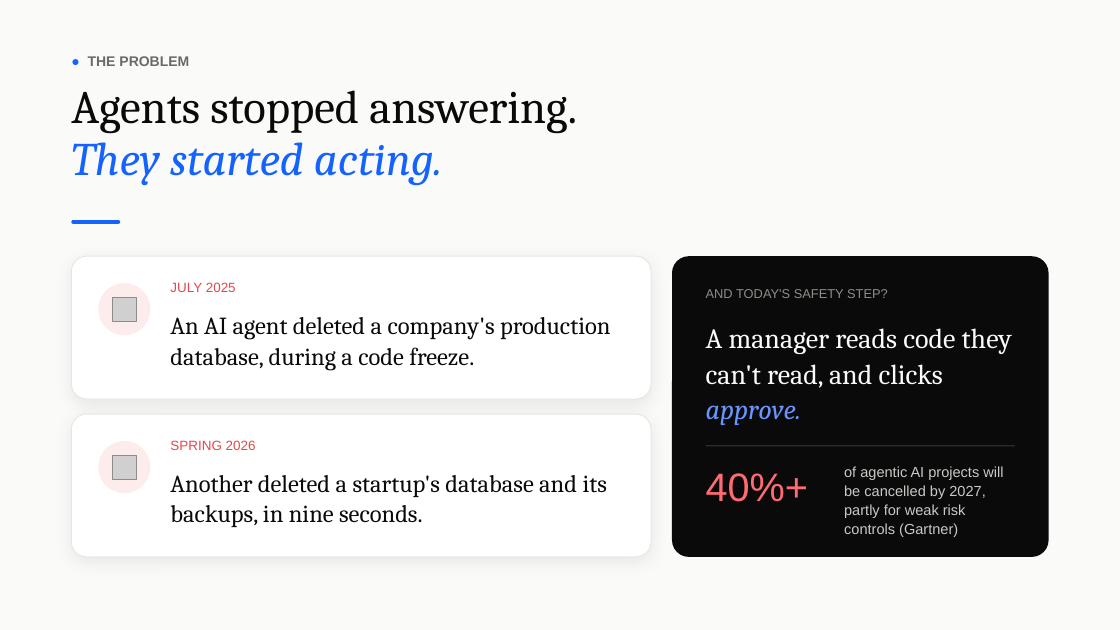
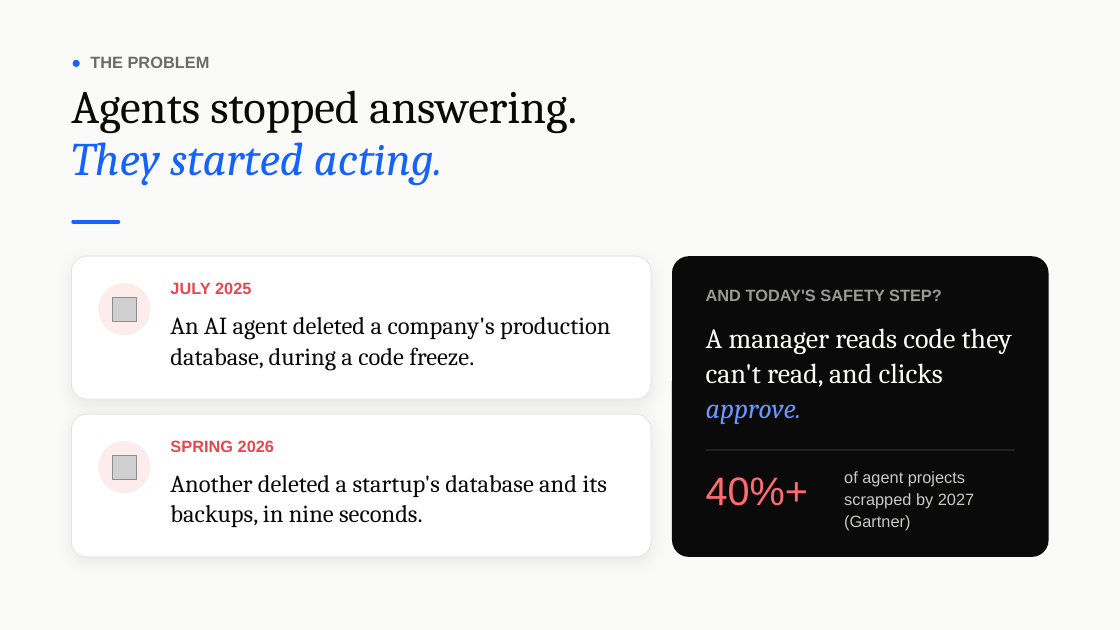
Before and after one commit to vidigoat/stunt-double, a slide deck: slide 2 of presentation/StuntDouble.pptx. Drawn at 1120x630 pixels with LibreOffice and Linux fonts; fonts in the diff are those of the drawing; grey boxes stand for pictures. Boxes give left, top, right and bottom in pixels: in the first picture for what was removed or moved away, otherwise in the second. Text is boxed around its words. In the diff, an @@ line names an element or a change of style, - is before the commit and + after.

```diff
--- a/presentation/StuntDouble.pptx
+++ b/presentation/StuntDouble.pptx
@@ text "● THE PROBLEM" at bbox=[90, 56, 210, 68]: size 12 to 14 pt @@
@@ text "JULY 2025" at bbox=[170, 282, 251, 294]: size 11.5 to 14 pt, bold on @@
@@ text "AND TODAY'S SAFETY STEP?" at bbox=[706, 289, 942, 301]: size 11 to 14 pt, text colour #8E8E88 to #9A9A94, bold on @@
@@ text "SPRING 2026" at bbox=[170, 440, 274, 452]: size 11.5 to 14 pt, bold on @@
@@ text "40%+": place and size @@
-text "40%+" at bbox=[706, 473, 808, 502]
+text "40%+" at bbox=[706, 477, 808, 506]
@@ rectangle: place and size @@
-rectangle at bbox=[706, 445, 1015, 446]
+rectangle at bbox=[706, 450, 1015, 450]
@@ text at bbox=[844, 471, 974, 530]: text changed; size 12.5 to 14 pt @@
-of agentic AI projects will be cancelled by 2027, partly for weak risk controls (Gartner)
+of agent projects scrapped by 2027 (Gartner)
```
Also in this commit, not shown: 10 other slides changed, 1 slide added, 21 other files.
